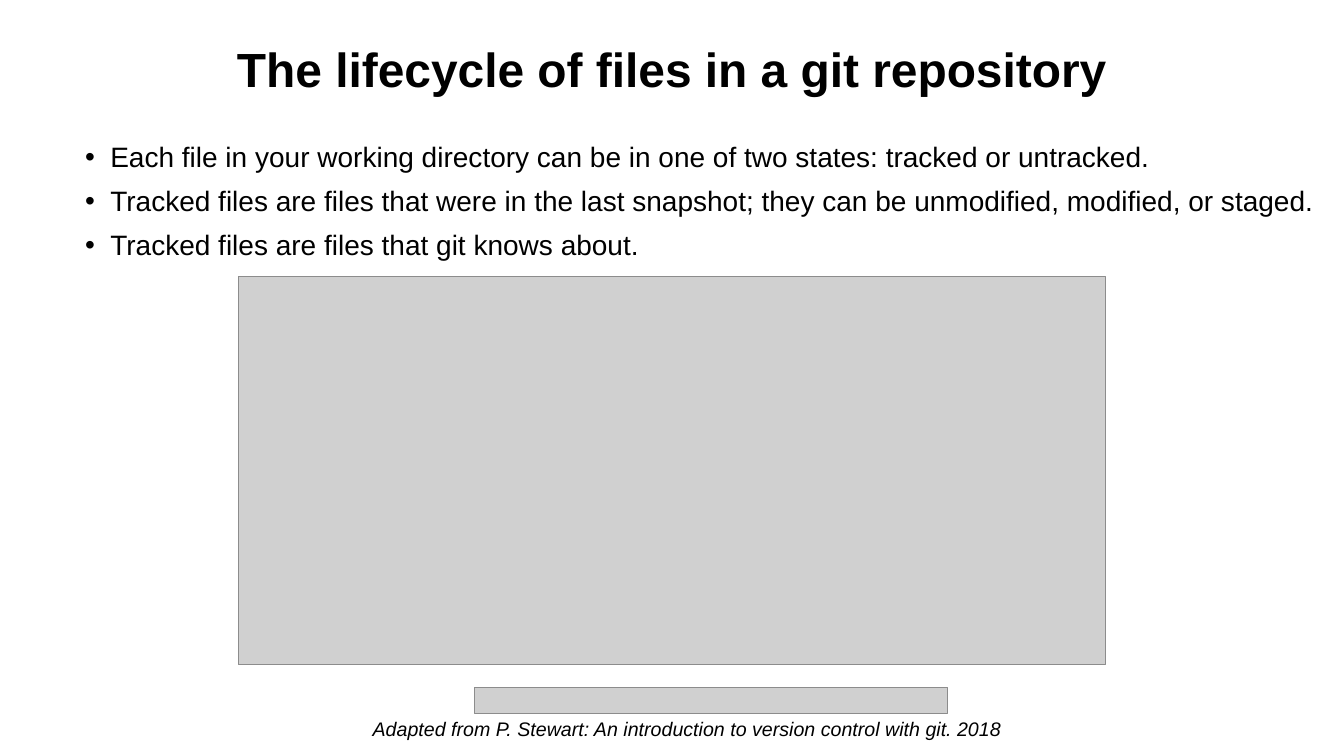
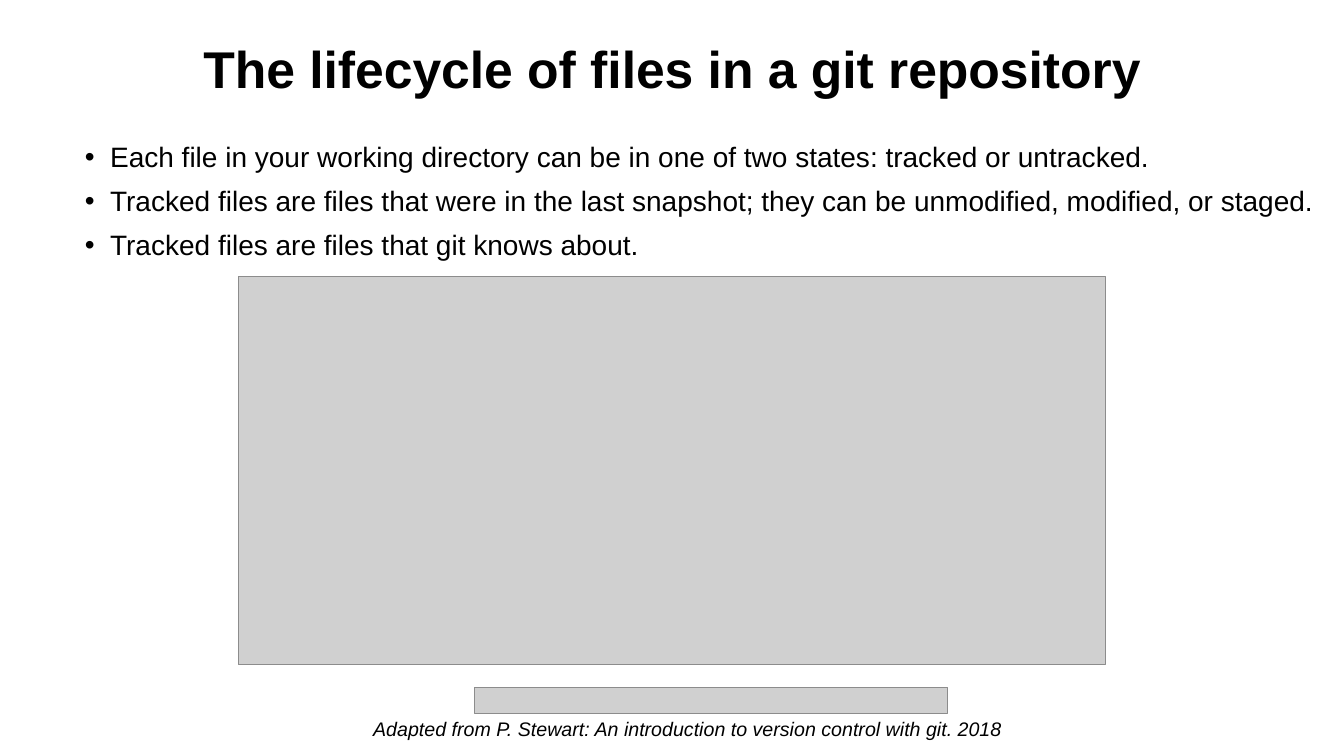
Before and after one commit to 10adavis/Git_Training, a slide deck: slide 5 of Presentations/An_Intro_to_Git.pptx. Drawn at 1344x756 pixels with LibreOffice and Linux fonts; fonts in the diff are those of the drawing; grey boxes stand for pictures. Boxes give left, top, right and bottom in pixels: in the first picture for what was removed or moved away, otherwise in the second. Text is boxed around its words. In the diff, an @@ line names an element or a change of style, - is before the commit and + after.

```diff
--- a/Presentations/An_Intro_to_Git.pptx
+++ b/Presentations/An_Intro_to_Git.pptx
@@ text "The lifecycle of files in ..." at [203, 50, 1140, 99]: size 34.2 to 36.9 pt @@
```
Also in this commit, not shown: 5 other slides changed.
